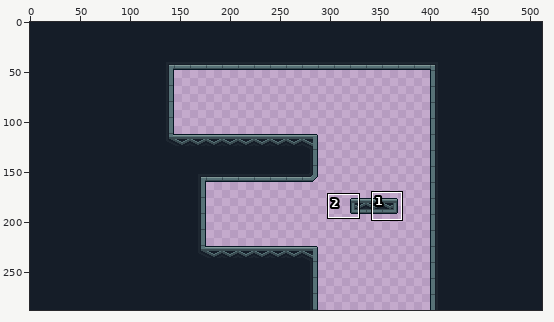
A sprite sheet gets an edit: assets/maps/14/terrain.png. Above, an overview of the earlier version with the close-up marked.
Close-up. Before the edit:
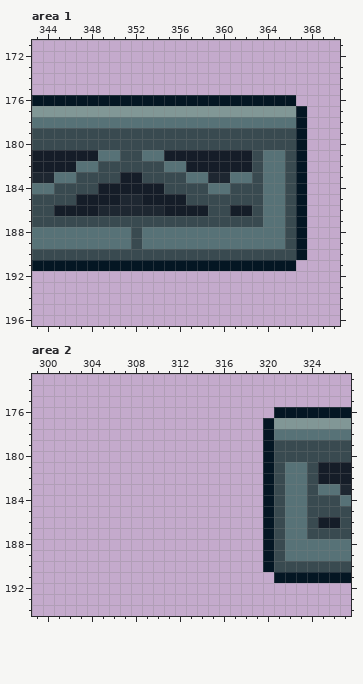
The file is 512x288 pixels. Shown: area 1: x 343..370, y 171..196; area 2: x 299..327, y 173..194. The commit also changed other parts of the picture, which this record leaves out.
New version:
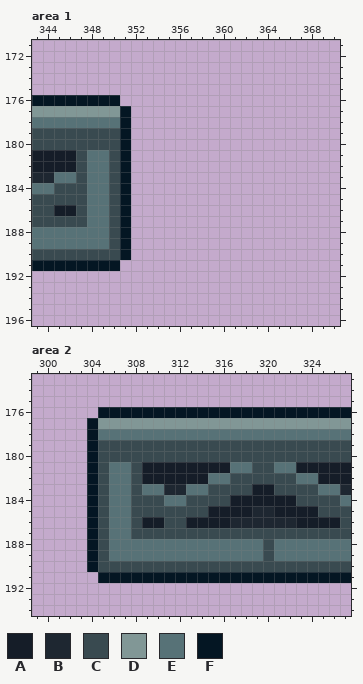
Palette (. is transparent): A #151d28  B #1e2731  C #394a50  D #819796  E #577277  F #041623
Diff:
Changed rows in their new state; - is an unchanged pixel.
Area 1:
first column x 347:
176 ----................-
177 ----F................
178 ----F................
179 ----F................
180 ----F................
181 CE-CF................
182 C-E-F................
183 -EE-F................
184 -EECF................
185 CEECF................
186 CEECF................
187 -EE-F................
188 ---CF................
189 ---CF................
190 ----F................
191 ----................-
Area 2:
first column x 304:
176 -FFFFFFFFFFFFFFFF----
177 FDDDDDDDDDDDDDDDD----
178 FEEEEEEEEEEEEEEEE----
179 FCCCCCCCCCCCCCCCC----
180 FCCCCCCCCCCCCCCCC----
181 FCEECAAAAAAAAEECCE-AA
182 FCEECAAAAAAEECCCC-C-E
183 FCEECEEBBEECCCCAA-CC-
184 FCEECCCEECCCCAAAAAAC-
185 FCEECCCCCCCAAAABBAAAA
186 FCEECAACCAAAABBBBBBAA
187 FCEECCCCCCCCCCCCC-CC-
188 FCEEEEEEEEEEEEEECE---
189 FCEEEEEEEEEEEEEECE---
190 FCCCCCCCCCCCCCCCC----
191 -FFFFFFFFFFFFFFFF----
